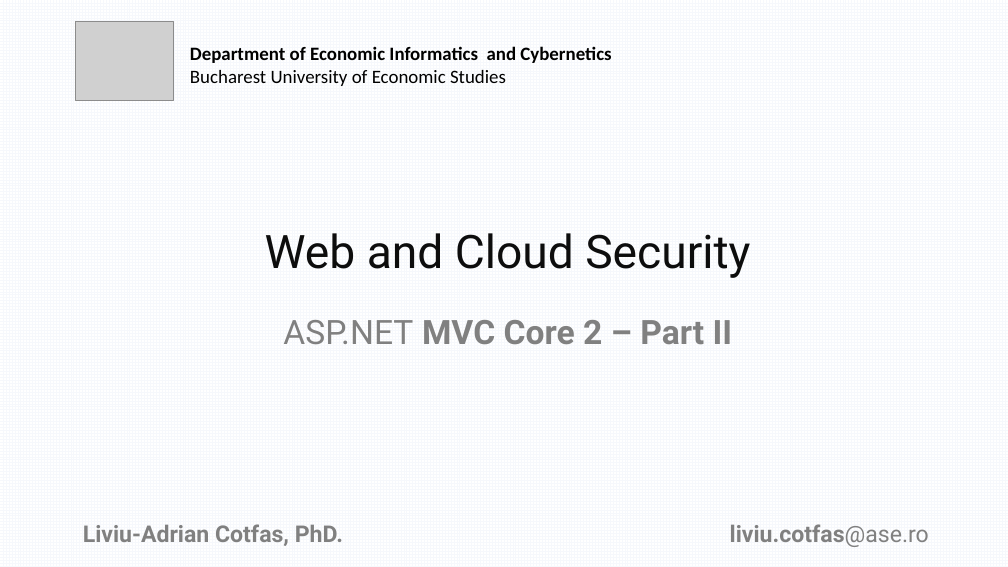
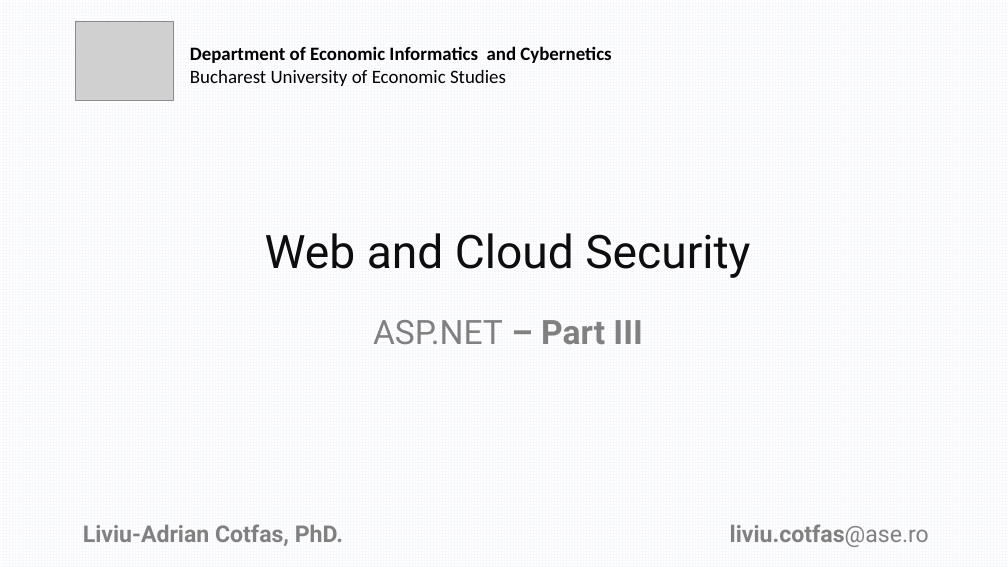
Before and after one commit to liviucotfas/ase-web-and-cloud-applications-security, a slide deck: slide 1 of Presentation ASPNET - Part III.pptx. Drawn at 1008x567 pixels with LibreOffice and Linux fonts; fonts in the diff are those of the drawing; grey boxes stand for pictures; background and template pictures are left out. Boxes give left, top, right and bottom in pixels: in the first picture for what was removed or moved away, otherwise in the second. Text is boxed around its words. In the diff, an @@ line names an element or a change of style, - is before the commit and + after.

```diff
--- a/Presentation ASPNET - Part III.pptx
+++ b/Presentation ASPNET - Part III.pptx
@@ text at (373, 320, 642, 344): text changed @@
-ASP.NET MVC Core 2 – Part II
+ASP.NET – Part III
```
Also in this commit, not shown: 57 other files.
